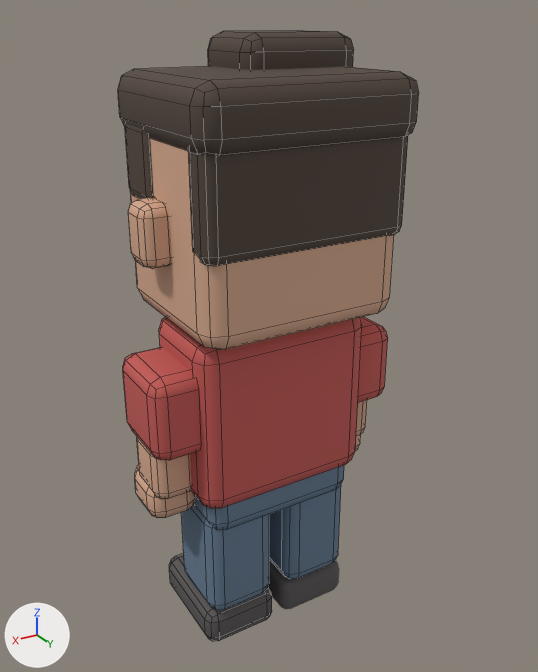
Two versions of the Blender file assets/blender/character-lab.blend, one commit apart.
Rendered twice from a 50 mm camera at (1.34, 2.3, 2.44) aimed at (-0.04, -0.01, 1.28). The axes (+X, +Y, +Z) are drawn at lower left. The lights are the same throughout. The older version comes first. Mesh edges are drawn as thin lines on the coarser meshes.

Names of what the first picture shows: 'arm_l_pivot_shirt', 'arm_r_pivot_shirt', 'arm_r_pivot_skin', 'hair_swept_hair', 'head_pivot_skin', 'leg_l_pivot_pants', 'leg_l_pivot_shoe', 'leg_r_pivot_pants', 'leg_r_pivot_shoe', 'worker_root_pants', 'worker_root_shirt' and 1 more.
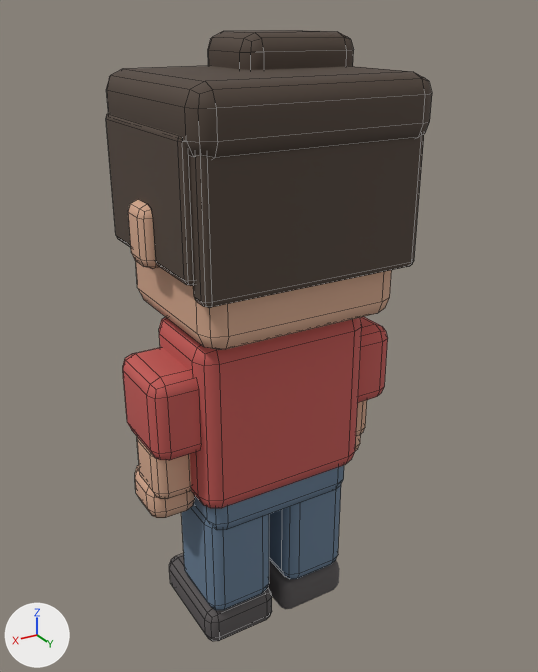
Location of each change, (x1, y1, x2, y2) in pixels of the pictures (538 x 672 px):
'hair_swept_hair', reshaped (8% wider, 18% taller): before (118, 30, 419, 266); after (106, 30, 432, 308)
part 1 of me_cube_031, rebuilt (8% wider): before (118, 66, 419, 156); after (106, 66, 432, 158)
part 2 of me_cube_031, rebuilt (7% wider, 33% taller): before (189, 135, 408, 266); after (190, 134, 424, 308)
part 3 of me_cube_031, added: after (106, 114, 195, 286)
part 4 of me_cube_031, deleted (brown): before (125, 124, 154, 199)

The edits, one by one:
me_cube_031 is used by ob_hair_swept_hair; parent ob_hair_swept; location (0.0, 0.03, 0.36).
me_cube_031 had 280 vertices, 270 faces and spanned x -0.41..0.41, y -0.41..0.35, z -0.44..0.225.
me_cube_031 now has 336 vertices, 324 faces and spans x -0.447..0.447, y -0.41..0.38, z -0.55..0.225.
me_cube_031 part 1: the loose piece of 56 vertices spanning x -0.41..0.41, y -0.35..0.35, z -0.11..0.11 is rebuilt with 56 vertices and now spans x -0.44..0.44, y -0.38..0.38, z -0.11..0.11.
me_cube_031 part 2: the loose piece of 56 vertices spanning x -0.39..0.39, y 0.18..0.32, z -0.44..-0.02 is rebuilt with 56 vertices and now spans x -0.42..0.42, y 0.255..0.355, z -0.55..-0.01.
me_cube_031 part 3: a new loose piece of 56 vertices spanning x 0.373..0.447, y -0.345..0.295, z -0.49..-0.03, in mat_hair (brown #504238).
me_cube_031 part 4: the loose piece of 56 vertices spanning x 0.235..0.405, y -0.3..-0.06, z -0.325..-0.035 is deleted.
Other edits to the shape of me_cube_031 do not show in these pictures.
